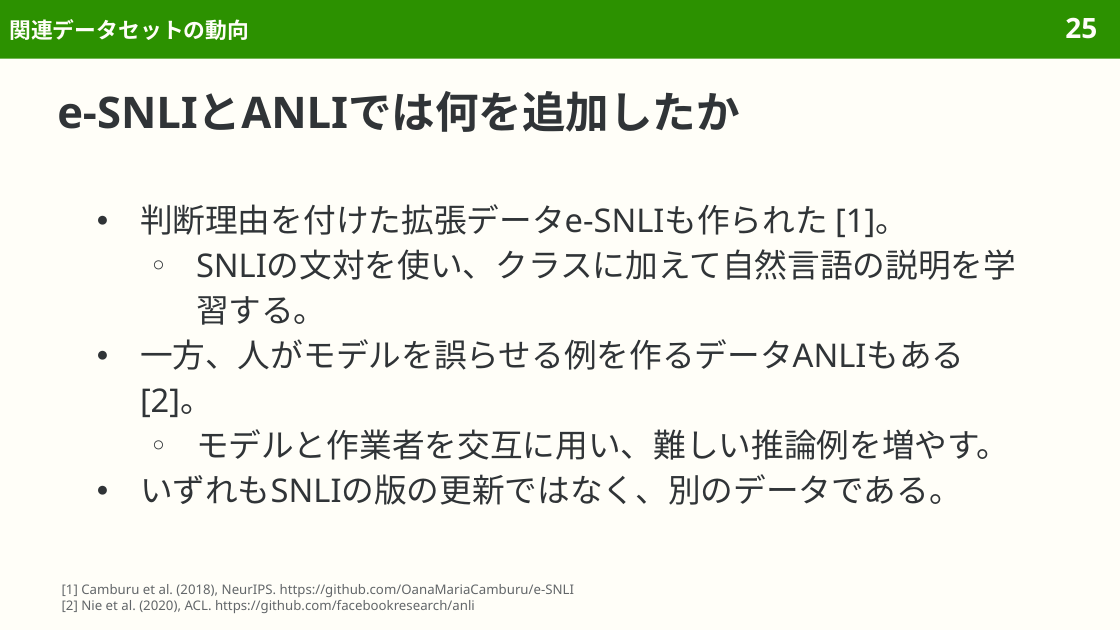
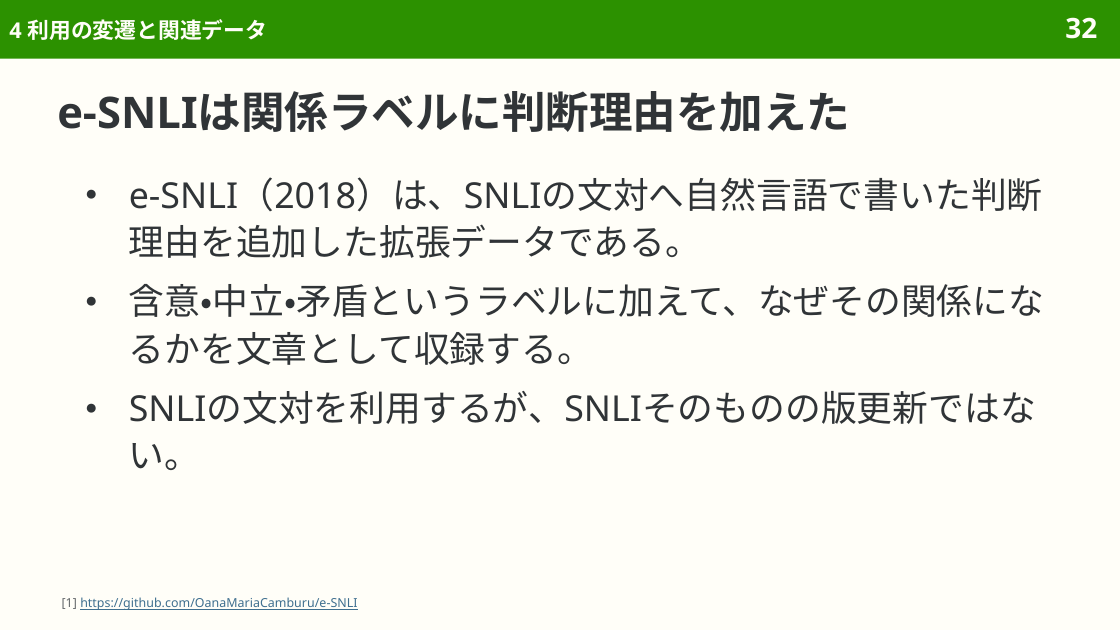
Before and after one commit to sasakiy84/datasets-in-10-minutes, a slide deck: slide 32 of slides/datasets-in-10-minutes-snli.pptx (slide 25 before the commit). Drawn at 1120x630 pixels with LibreOffice and Linux fonts; fonts in the diff are those of the drawing. Boxes give left, top, right and bottom in pixels: in the first picture for what was removed or moved away, otherwise in the second. Text is boxed around its words. In the diff, an @@ line names an element or a change of style, - is before the commit and + after.

```diff
--- a/slides/datasets-in-10-minutes-snli.pptx
+++ b/slides/datasets-in-10-minutes-snli.pptx
@@ title at [9,19,267,40]: text changed @@
-関連データセットの動向
+4 利用の変遷と関連データ
@@ page number at [1065,17,1097,39]: text changed @@
-25
+32
@@ title at [57,91,850,132]: text changed @@
-e-SNLIとANLIでは何を追加したか
+e-SNLIは関係ラベルに判断理由を加えた
@@ text at [129,177,1045,470]: text changed; size 21 to 23 pt @@
-● 判断理由を付けた拡張データe-SNLIも作られた [1]。
-  ○ SNLIの文対を使い、クラスに加えて自然言語の説明を学習する。
-● 一方、人がモデルを誤らせる例を作るデータANLIもある [2]。
-  ○ モデルと作業者を交互に用い、難しい推論例を増やす。
-● いずれもSNLIの版の更新ではなく、別のデータである。
+● e-SNLI（2018）は、SNLIの文対へ自然言語で書いた判断理由を追加した拡張データである。
+● 含意・中立・矛盾というラベルに加えて、なぜその関係になるかを文章として収録する。
+● SNLIの文対を利用するが、SNLIそのものの版更新ではない。
@@ text at [62,597,357,610]: text changed; size 8.5 to 8 pt; text colour #626669 to #3F6F8F @@
-[1] Camburu et al. (2018), NeurIPS. https://github.com/OanaMariaCamburu/e-SNLI
-[2] Nie et al. (2020), ACL. https://github.com/facebookresearch/anli
+[1] https://github.com/OanaMariaCamburu/e-SNLI
```
Also in this commit, not shown: 61 other slides changed, 11 slides added, 1 slide removed, 12 other files.
